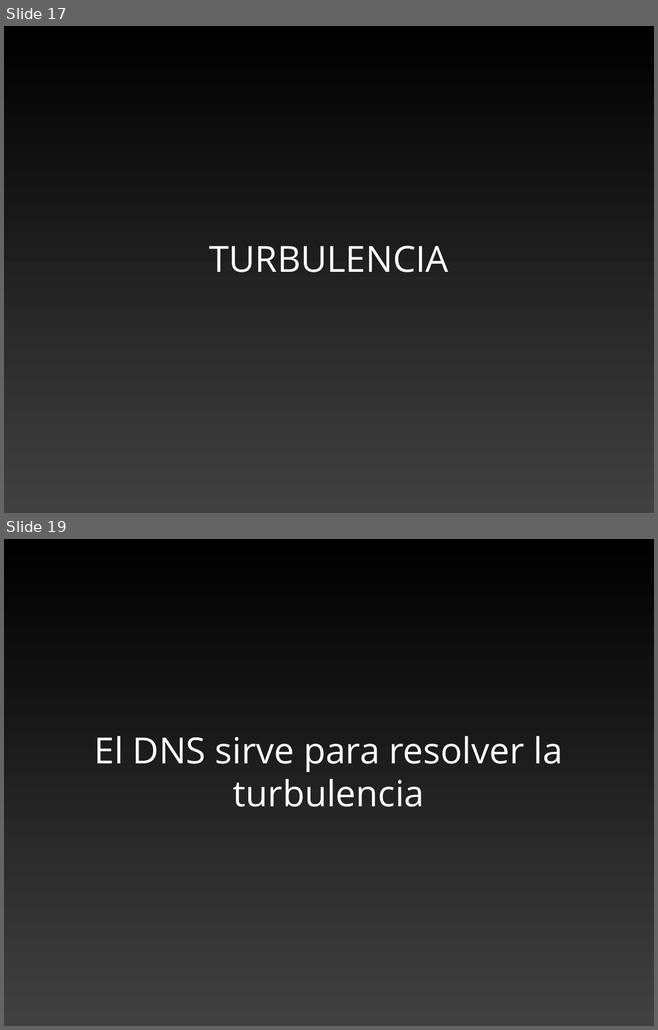
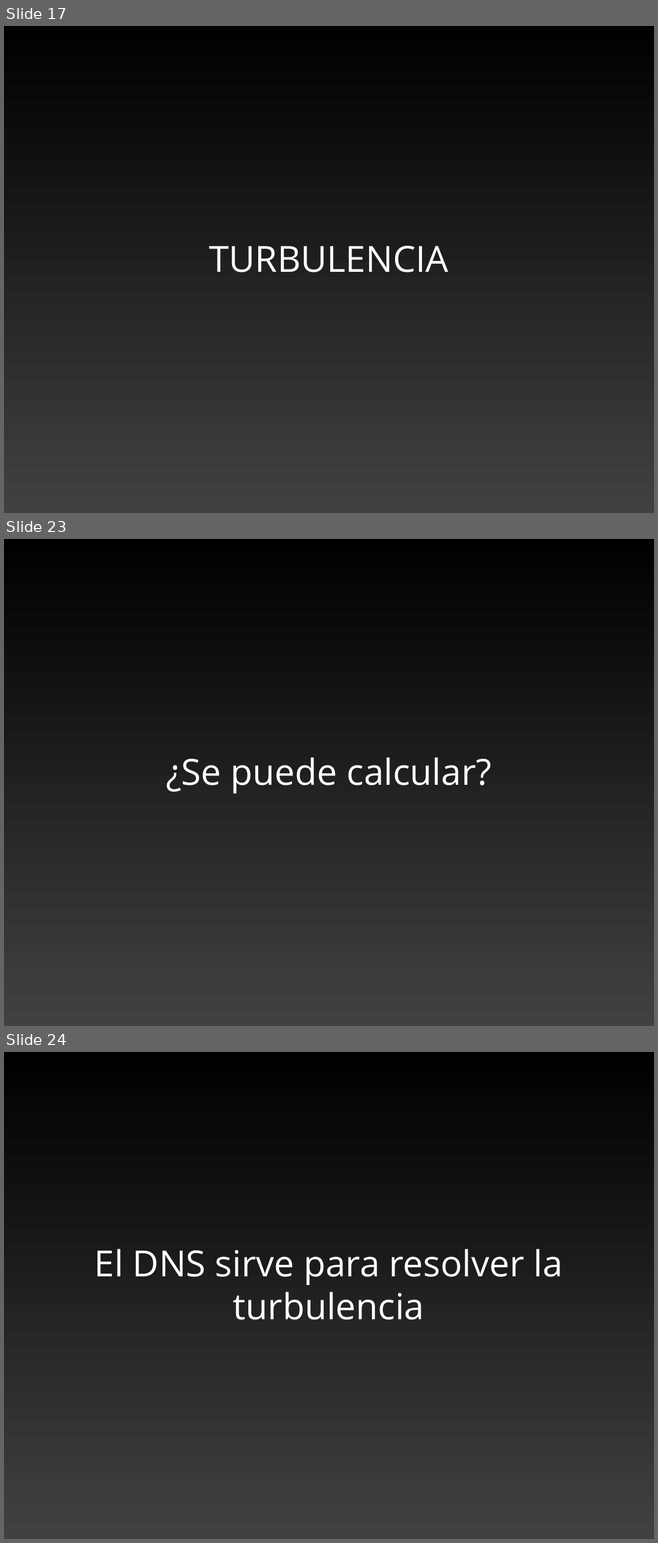
Before and after one commit to guillemborrell/CursoScripting, a slide deck: clases/valencia_2010/valencia_global.odp. Shown one above the other, each under a label of ours: slides 17 and 19 before the commit, slides 17, 23 and 24 after it; the slides between them are not shown. The pictures are 658x1030 and 658x1543 pixels, drawn with LibreOffice and Linux fonts; fonts in the diff are those of the drawing. Boxes give left, top, right and bottom in pixels: in the first picture for what was removed or moved away, otherwise in the second. Text is boxed around its words. In the diff, an @@ line names an element or a change of style, - is before the commit and + after.

```diff
--- a/clases/valencia_2010/valencia_global.odp
+++ b/clases/valencia_2010/valencia_global.odp
@@ slide 23 added at <box>4,539,654,1026</box>, background gradient #000000 to #414141 @@
@@ title added at <box>166,758,491,794</box>, 44 pt, text #FFFFFF @@
+¿Se puede calcular?
@@ what was slide 19 is now slide 24 @@
```
Also in this commit, not shown: 5 other slides added, 1 slide removed, 5 other files.
